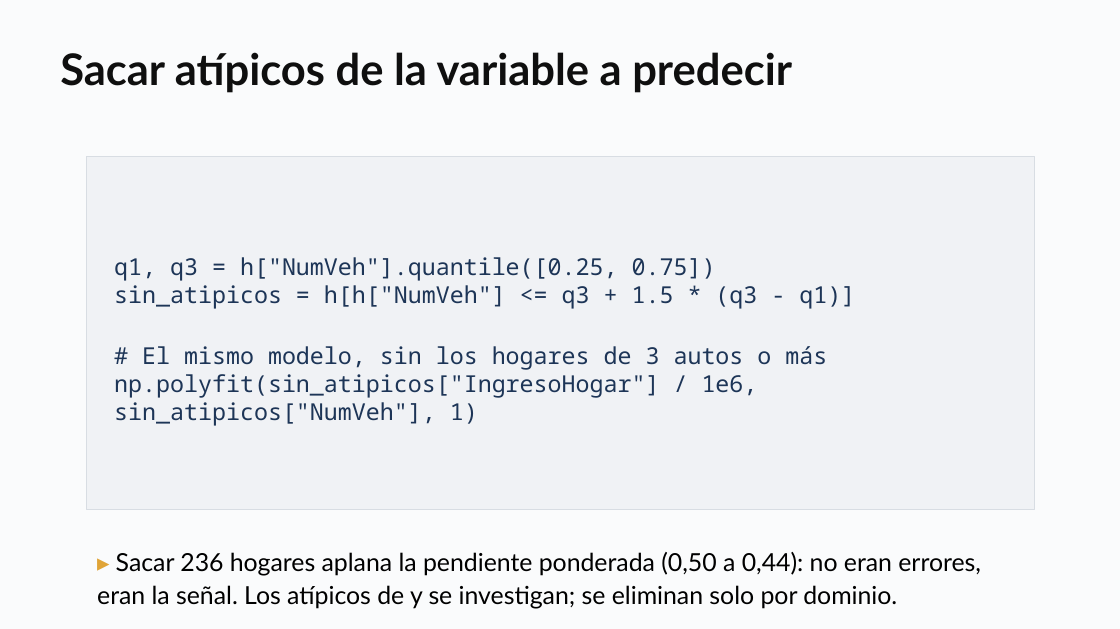
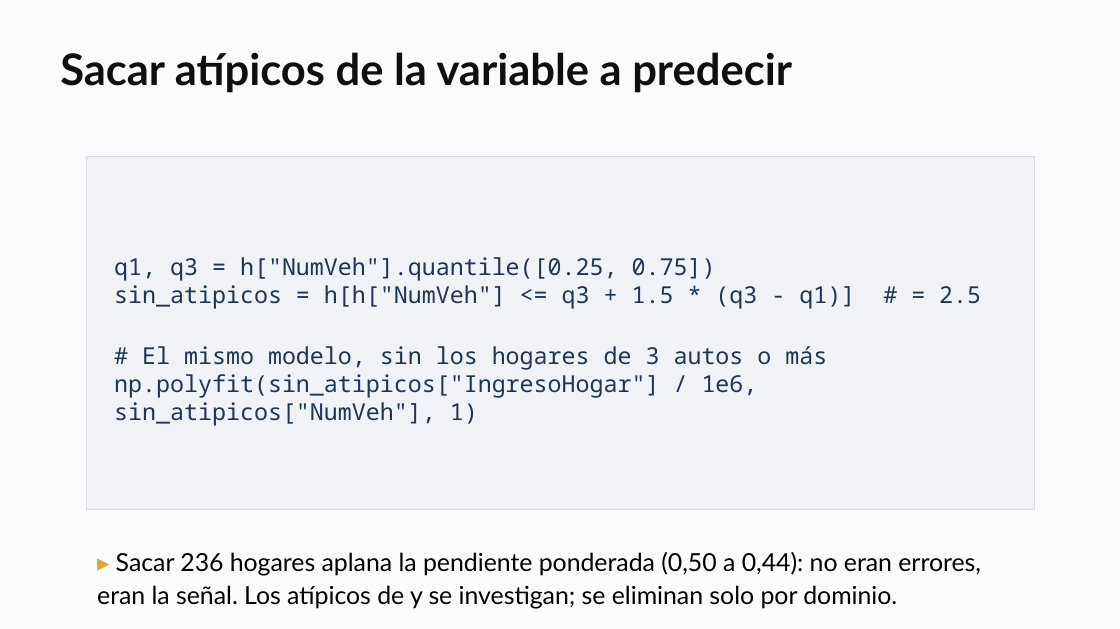
Before and after one commit to daniopitz/diplomado-cdd, a slide deck: slide 9 of presentaciones/clase04_regresion_multiple.pptx. Drawn at 1120x629 pixels with LibreOffice and Linux fonts; fonts in the diff are those of the drawing. Boxes give left, top, right and bottom in pixels: in the first picture for what was removed or moved away, otherwise in the second. Text is boxed around its words. In the diff, an @@ line names an element or a change of style, - is before the commit and + after.

```diff
--- a/presentaciones/clase04_regresion_multiple.pptx
+++ b/presentaciones/clase04_regresion_multiple.pptx
@@ text in rectangle at <box>114,285,981,309</box>: text changed @@
-sin_atipicos = h[h["NumVeh"] <= q3 + 1.5 * (q3 - q1)]
+sin_atipicos = h[h["NumVeh"] <= q3 + 1.5 * (q3 - q1)] # = 2.5
```
Also in this commit, not shown: 1 other slide changed, 1 other file.
